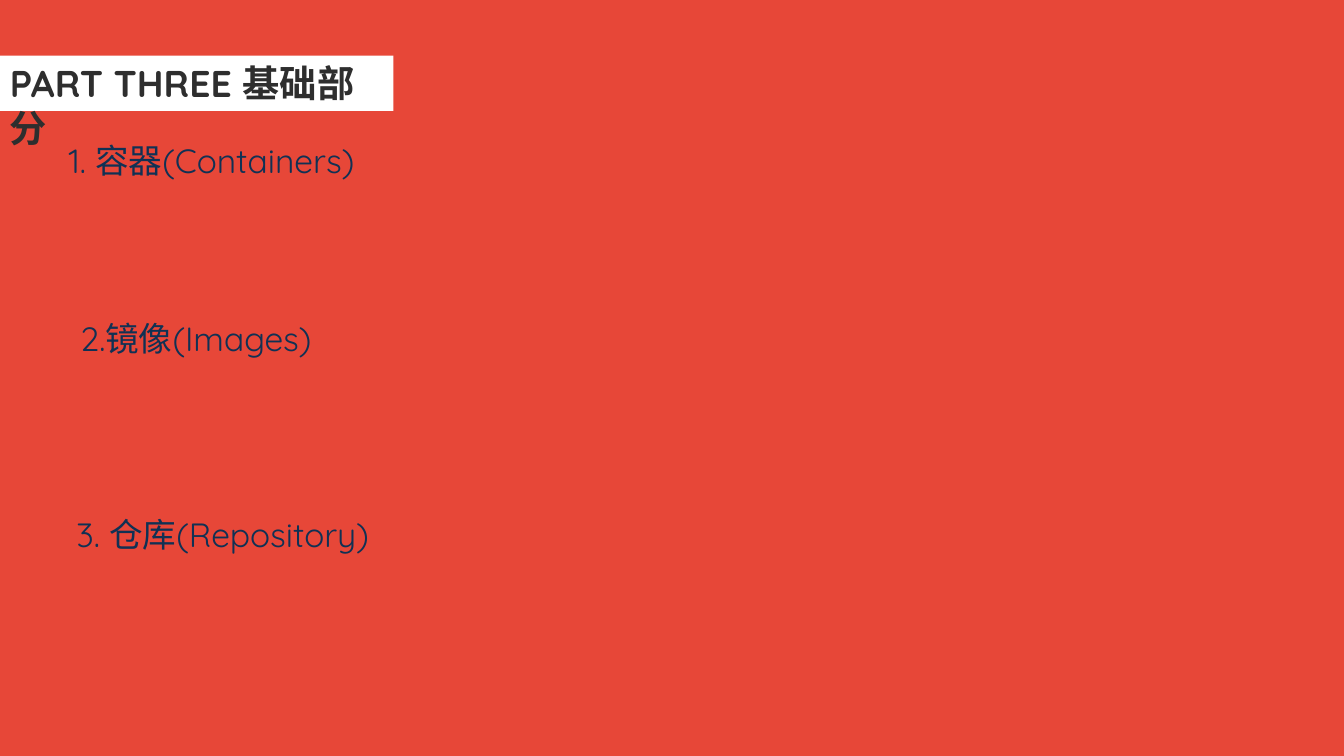
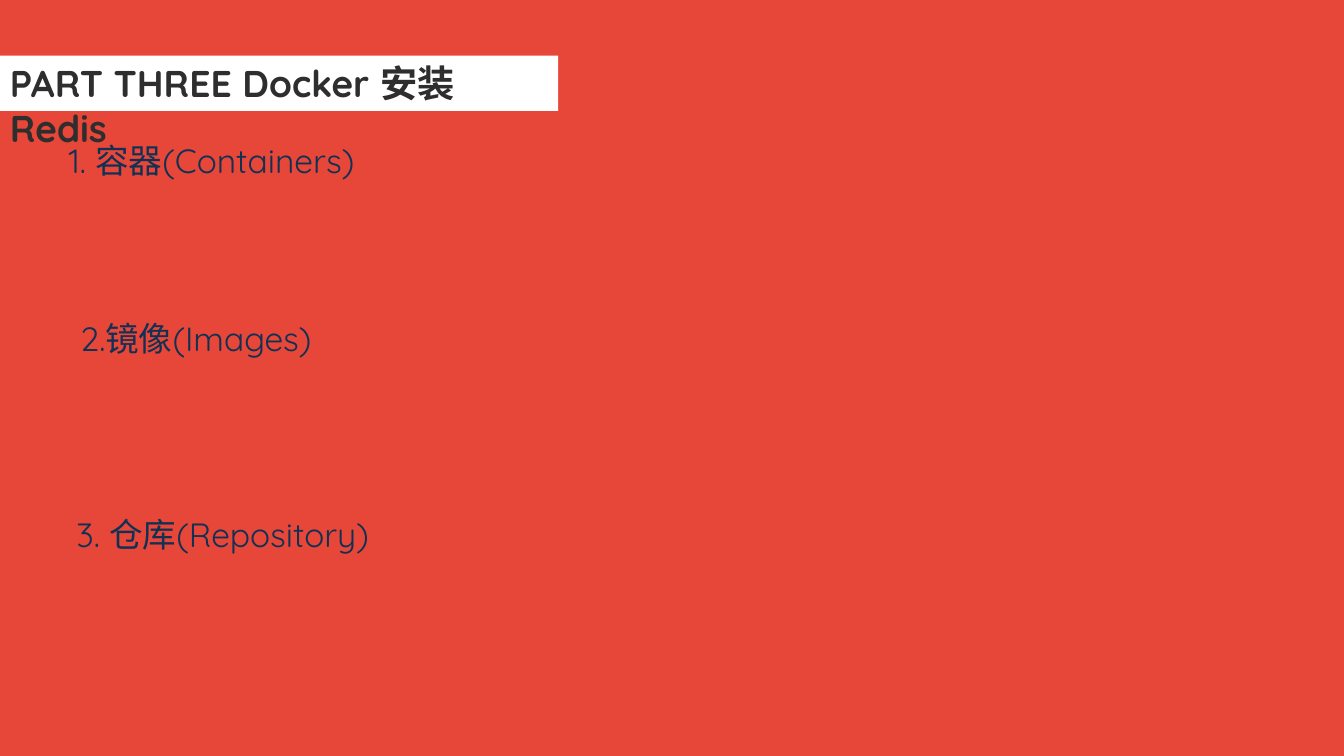
Before and after one commit to Linda-Tan/hello-world, a slide deck: slide 14 of config-repo/技术分享.pptx. Drawn at 1344x756 pixels with LibreOffice and Linux fonts; fonts in the diff are those of the drawing. Boxes give left, top, right and bottom in pixels: in the first picture for what was removed or moved away, otherwise in the second. Text is boxed around its words. In the diff, an @@ line names an element or a change of style, - is before the commit and + after.

```diff
--- a/config-repo/技术分享.pptx
+++ b/config-repo/技术分享.pptx
@@ rectangle "PART THREE Docker 安装 Redis": place and size @@
-rectangle "PART THREE Docker 安装 Redis" at bbox=[0, 55, 393, 111]
+rectangle "PART THREE Docker 安装 Redis" at bbox=[0, 55, 558, 111]
@@ text in rectangle at bbox=[10, 65, 454, 153]: text changed @@
-PART THREE 基础部分
+PART THREE Docker 安装 Redis
```
Also in this commit, not shown: 1 other slide changed, 3 other files.
